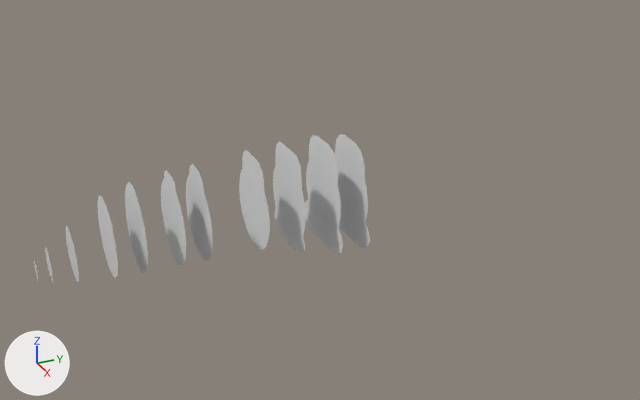
One commit to the Blender file Models/do328jet.blend: the scene before it, then after it.
One viewpoint serves both versions: a 50 mm camera at (21.93, -10.07, 10.41) aimed at (-0.23, -0.11, -0.67). Every picture has the same lights, and +X, +Y and +Z are marked at lower left.

The first picture shows 'fuselage.004', 'fuselage.005', 'fuselage.006', 'fuselage.007', 'fuselage.008', 'fuselage.009', 'fuselage.010', 'fuselage.011'.
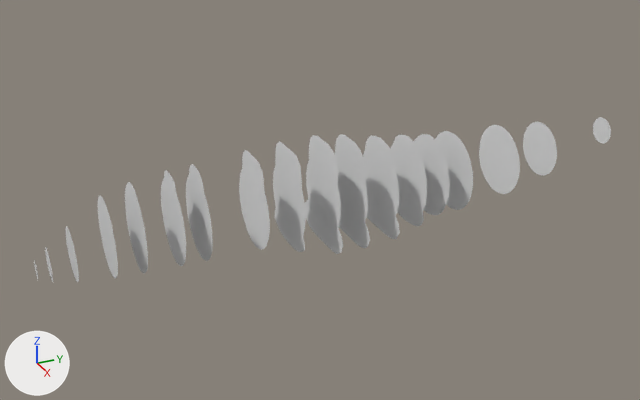
Pixel boxes [x1, y1, x2, y2] of what changed, in the pictures (640 x 400 px):
'fuselage.012', added
    after: [363, 135, 400, 239]
'fuselage.013', added
    after: [390, 135, 427, 226]
'fuselage.016', added
    after: [479, 125, 520, 194]
'fuselage.015', added
    after: [435, 131, 473, 210]
'fuselage.014', added
    after: [414, 134, 450, 215]
'fuselage.017', added
    after: [523, 122, 557, 176]
'fuselage.018', added
    after: [593, 117, 611, 143]

What changed in the scene script:
```text
Add me_circle_015:
    me_circle_015.from_pydata(...)  # 32 vertices, 1 face; spans x -1.36..1.36, y 1.78, z -1.88..1.11
Add me_circle_016:
    me_circle_016.from_pydata(...)  # 32 vertices, 1 face; spans x -1.25..1.25, y 2.72, z -1.8..1.01
Add me_circle_017:
    me_circle_017.from_pydata(...)  # 32 vertices, 1 face; spans x -1.26..1.26, y 3.5, z -1.68..0.94
Add me_cylinder_014:
    me_cylinder_014.from_pydata(...)  # 32 vertices, 1 face; spans x -1.26..1.26, y 4.32..4.34, z -1.64..0.88
Add me_circle_018:
    me_circle_018.from_pydata(...)  # 32 vertices, 1 face; spans x -1.13..1.13, y 6.12, z -1.43..0.83
Add me_circle_019:
    me_circle_019.from_pydata(...)  # 32 vertices, 1 face; spans x -0.9..0.9, y 7.71, z -1.08..0.71
Add me_circle_021:
    me_circle_021.from_pydata(...)  # 32 vertices, 1 face; spans x -0.445..0.445, y 10.241, z -0.369..0.521
Add ob_fuselage_012:
    ob_fuselage_012 = bpy.data.objects.new('fuselage.012', me_circle_015)
    ob_fuselage_012.location = (0.0, 0.0, 0.0)
Add ob_fuselage_013:
    ob_fuselage_013 = bpy.data.objects.new('fuselage.013', me_circle_016)
    ob_fuselage_013.location = (0.0, 0.0, 0.0)
Add ob_fuselage_014:
    ob_fuselage_014 = bpy.data.objects.new('fuselage.014', me_circle_017)
    ob_fuselage_014.location = (0.0, 0.0, 0.0)
Add ob_fuselage_015:
    ob_fuselage_015 = bpy.data.objects.new('fuselage.015', me_cylinder_014)
    ob_fuselage_015.location = (0.0, 0.0, 0.0)
Add ob_fuselage_016:
    ob_fuselage_016 = bpy.data.objects.new('fuselage.016', me_circle_018)
    ob_fuselage_016.location = (0.0, 0.0, 0.0)
Add ob_fuselage_017:
    ob_fuselage_017 = bpy.data.objects.new('fuselage.017', me_circle_019)
    ob_fuselage_017.location = (0.0, 0.0, 0.0)
Add ob_fuselage_018:
    ob_fuselage_018 = bpy.data.objects.new('fuselage.018', me_circle_021)
    ob_fuselage_018.location = (0.0, 0.0, 0.0)
```
